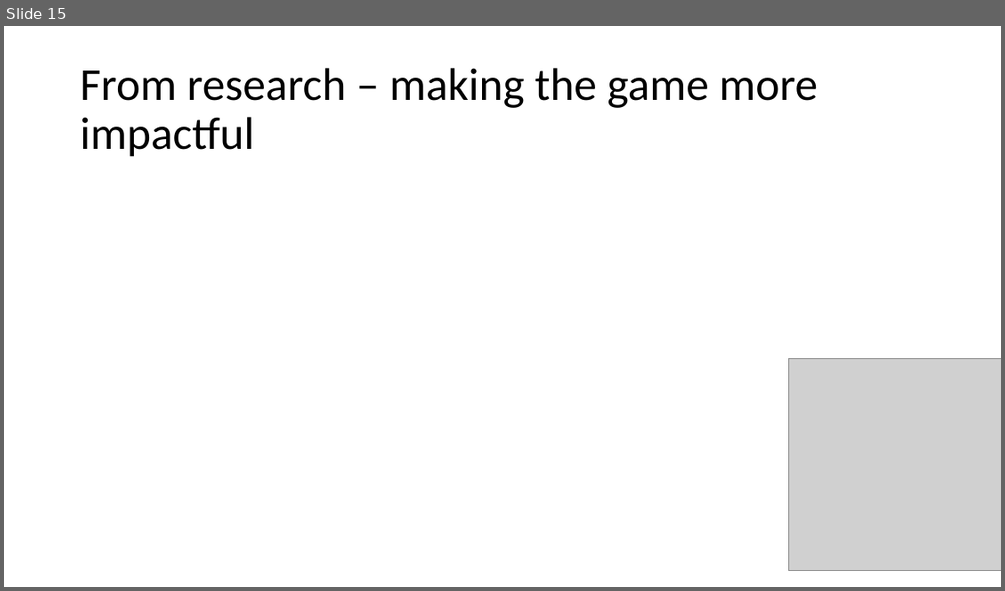
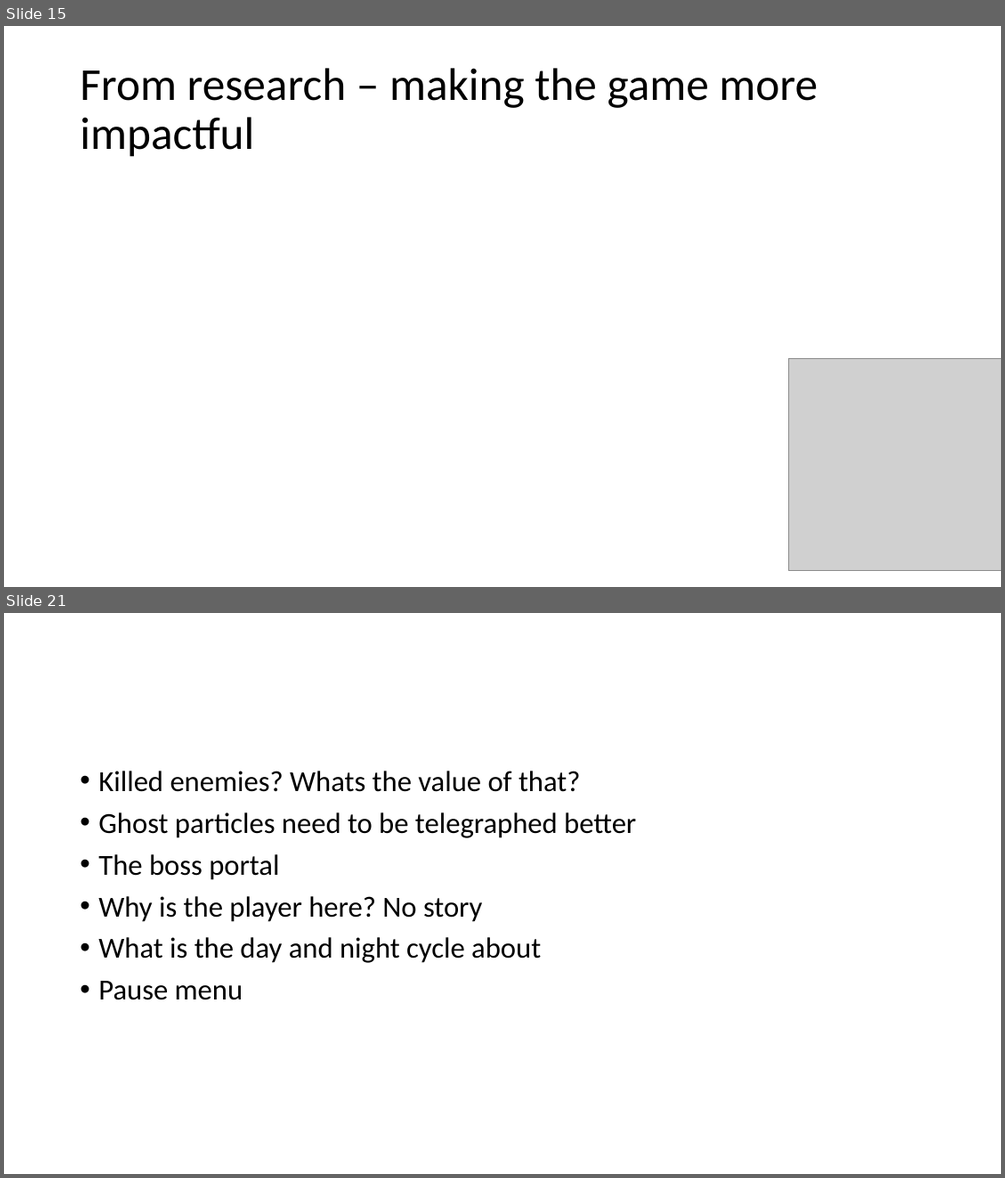
Before and after one commit to danielpokladek/underscore_games_final_year, a slide deck: Design Document/Level 6 Group Project.pptx. Shown one above the other, each under a label of ours: slide 15 before the commit, slides 15 and 21 after it; the slides between them are not shown. The pictures are 1005x591 and 1005x1178 pixels, drawn with LibreOffice and Linux fonts; fonts in the diff are those of the drawing; grey boxes stand for pictures. Boxes give left, top, right and bottom in pixels: in the first picture for what was removed or moved away, otherwise in the second. Text is boxed around its words. In the diff, an @@ line names an element or a change of style, - is before the commit and + after.

```diff
--- a/Design Document/Level 6 Group Project.pptx
+++ b/Design Document/Level 6 Group Project.pptx
@@ slide 21 added at (4, 613, 1001, 1174), background #FFFFFF @@
@@ text added at (98, 771, 636, 1000), 28 pt, text #000000 @@
+• Killed enemies? Whats the value of that?
+• Ghost particles need to be telegraphed better
+• The boss portal
+• Why is the player here? No story
+• What is the day and night cycle about
+• Pause menu
```
Also in this commit, not shown: 5 other slides added, 1 other file.
